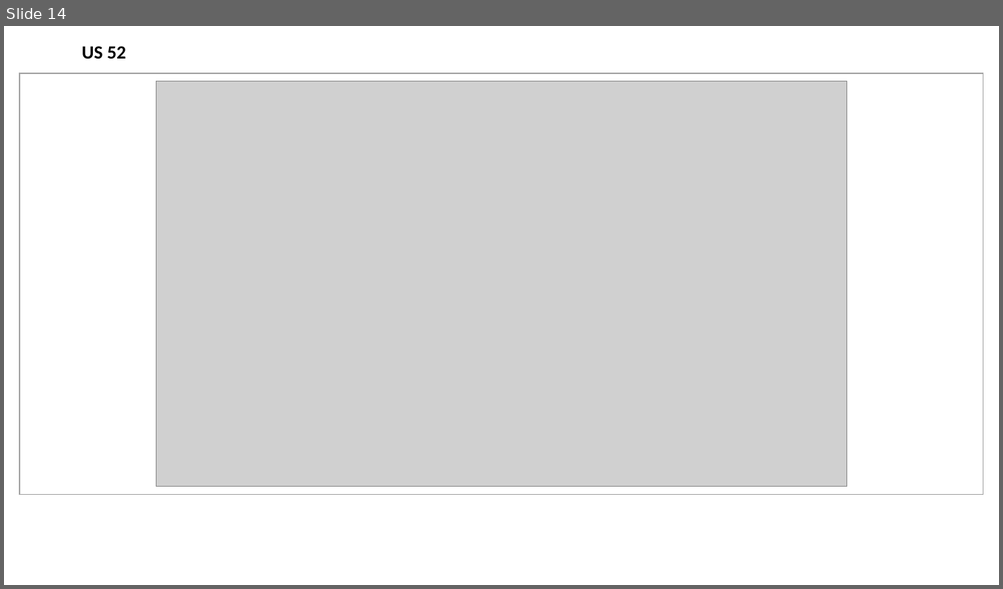
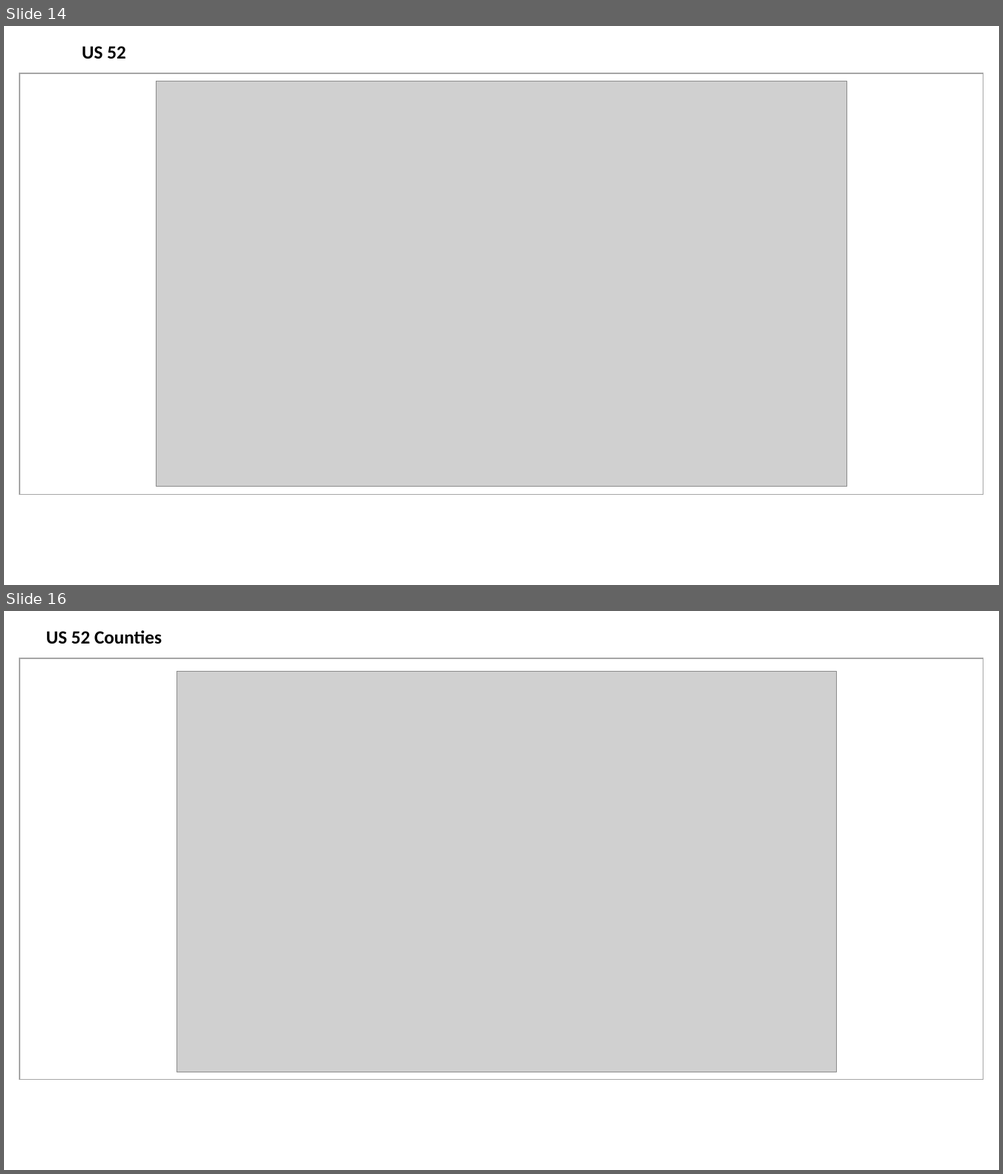
Before and after one commit to JGCRI/metis, a slide deck: vignettes/vignetteFigs/00vignetteFigs.pptx. Shown one above the other, each under a label of ours: slide 14 before the commit, slides 14 and 16 after it; the slides between them are not shown. The pictures are 1003x589 and 1003x1174 pixels, drawn with LibreOffice and Linux fonts; fonts in the diff are those of the drawing; grey boxes stand for pictures. Boxes give left, top, right and bottom in pixels: in the first picture for what was removed or moved away, otherwise in the second. Text is boxed around its words. In the diff, an @@ line names an element or a change of style, - is before the commit and + after.

```diff
--- a/vignettes/vignetteFigs/00vignetteFigs.pptx
+++ b/vignettes/vignetteFigs/00vignetteFigs.pptx
@@ slide 16 added at (4,611,999,1170), background #FFFFFF @@
@@ text added at (46,630,162,644), 18 pt, text #000000, bold @@
+US 52 Counties
@@ rectangle added at (20,658,983,1079), outline #A6A6A6 1 pt @@
@@ picture added at (177,672,836,1073) @@
```
Also in this commit, not shown: 2 other slides added, 9 other files.
